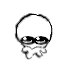
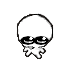
The second 71 x 79 image is a revision of the first. Changes to its layers:
removed layer "Pasted Layer" over [14, 13, 53, 60]
added layer "birdies copy" above "birdies" over [21, 47, 47, 60]
added layer "birdies" over [16, 13, 54, 51]
